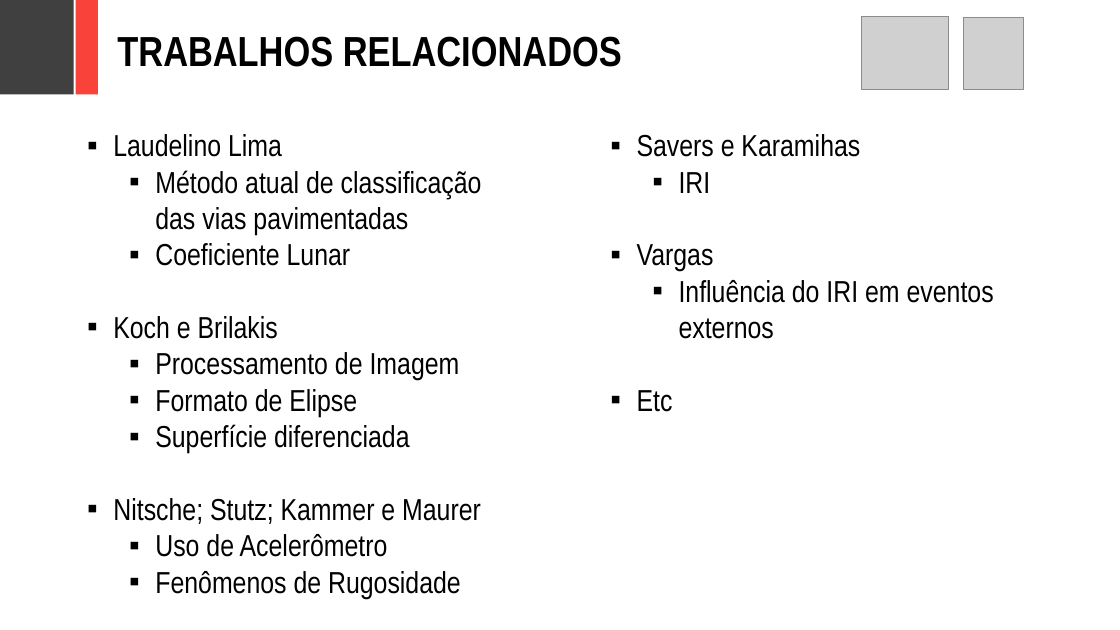
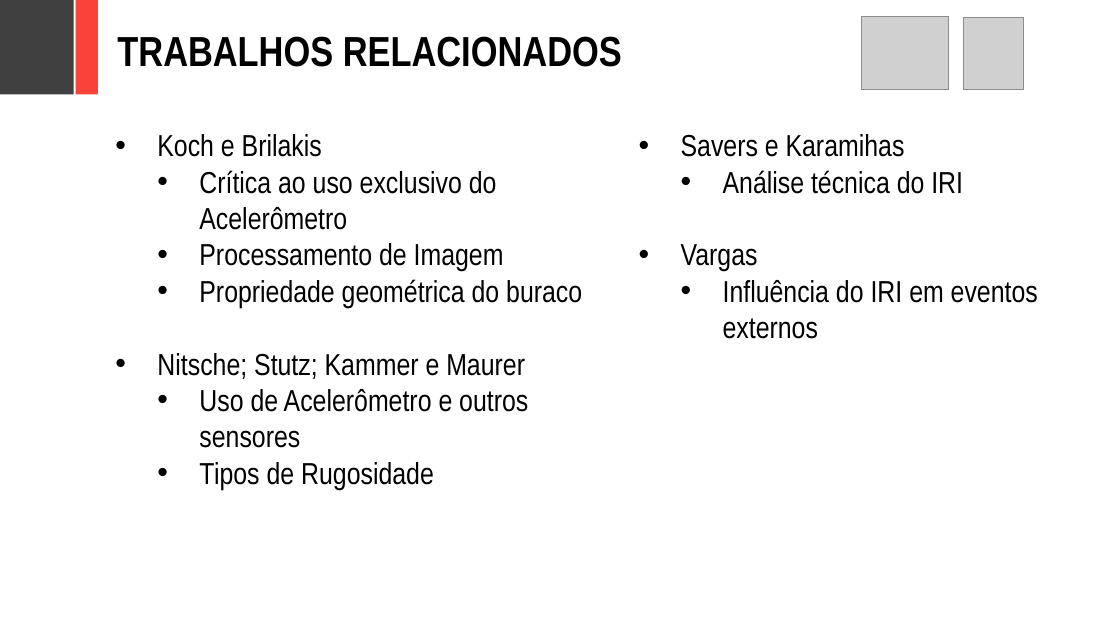
Before and after one commit to adornodev/TCC-Lunar, a slide deck: slide 7 of FinalCourseAssignment/Lunar.pptx. Drawn at 1120x630 pixels with LibreOffice and Linux fonts; fonts in the diff are those of the drawing; grey boxes stand for pictures. Boxes give left, top, right and bottom in pixels: in the first picture for what was removed or moved away, otherwise in the second. Text is boxed around its words. In the diff, an @@ line names an element or a change of style, - is before the commit and + after.

Commit message:
[Lunar] Done .docx, .pdf, .ppt files

```diff
--- a/FinalCourseAssignment/Lunar.pptx
+++ b/FinalCourseAssignment/Lunar.pptx
@@ text "Koch e Brilakis" moved from (x1=113, y1=134, x2=482, y2=598) to (x1=157, y1=134, x2=582, y2=489) @@
@@ text at (x1=113, y1=134, x2=482, y2=266): paragraphs removed @@
-  ▪ Laudelino Lima
-    ▪ Método atual de classificação das vias pavimentadas
-    ▪ Coeficiente Lunar
@@ text at (x1=157, y1=134, x2=525, y2=379): bullet ▪ to • @@
@@ text "Savers e Karamihas" moved from (x1=637, y1=134, x2=994, y2=412) to (x1=681, y1=134, x2=1038, y2=339) @@
@@ text at (x1=681, y1=134, x2=1038, y2=339): bullet ▪ to • @@
@@ text at (x1=199, y1=170, x2=497, y2=230): paragraph added @@
+    • Crítica ao uso exclusivo do Acelerômetro
@@ text at (x1=723, y1=170, x2=963, y2=194): text changed @@
-    ▪ IRI
+    • Análise técnica do IRI
@@ text at (x1=199, y1=279, x2=582, y2=307): text changed @@
-    ▪ Formato de Elipse
-    ▪ Superfície diferenciada
+    • Propriedade geométrica do buraco
@@ text at (x1=199, y1=389, x2=528, y2=489): text changed @@
-    ▪ Uso de Acelerômetro
-    ▪ Fenômenos de Rugosidade
+    • Uso de Acelerômetro e outros sensores
+    • Tipos de Rugosidade
@@ text at (x1=637, y1=390, x2=673, y2=412): paragraph removed @@
-  ▪ Etc
```
Also in this commit, not shown: 18 other slides changed, 1 slide added, 4 slides removed, 2 other files.
